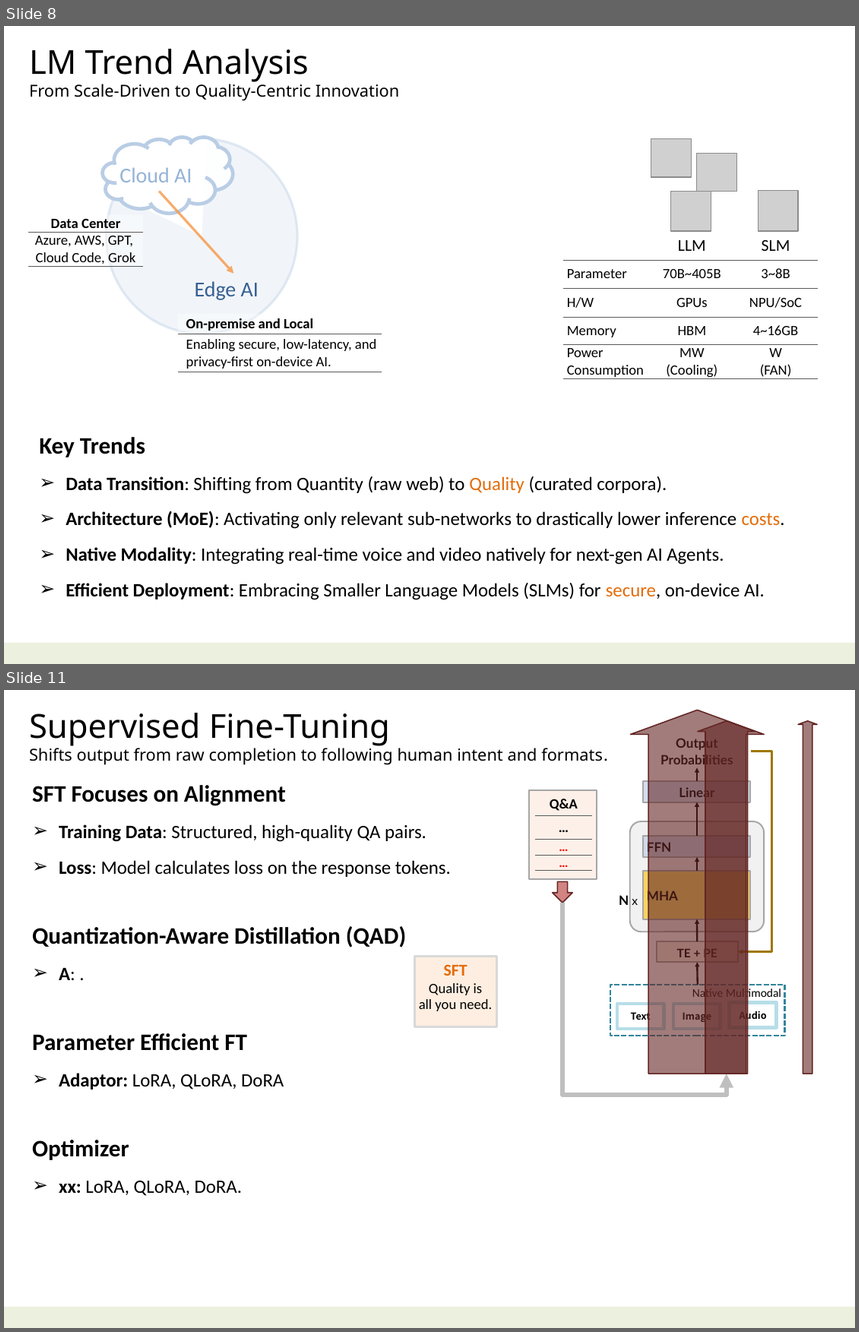
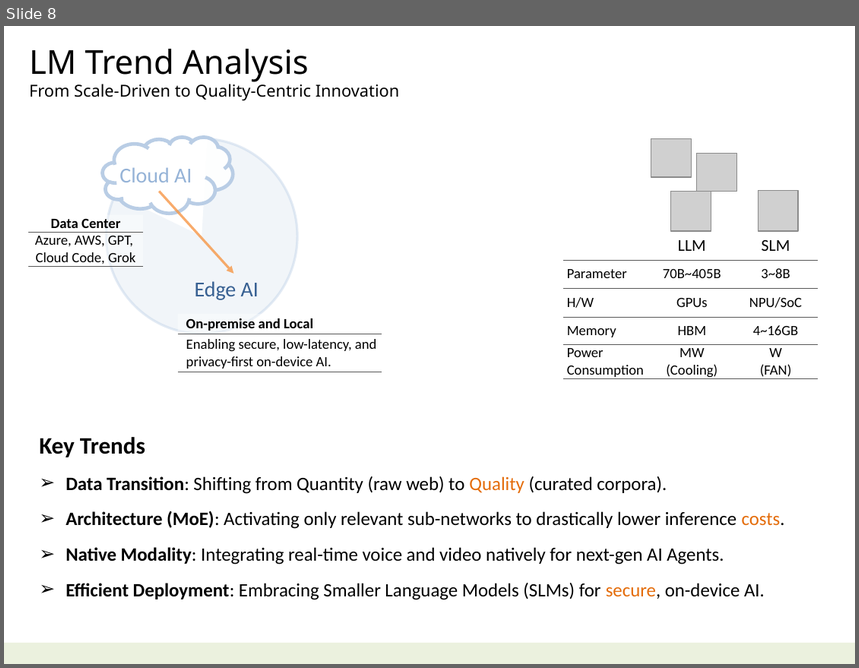
Before and after one commit to navibator/crazy-ai, a slide deck: ai-gemma.pptx. Shown one above the other, each under a label of ours: slides 8 and 11 before the commit, slide 8 after it; the slides between them are not shown. The pictures are 859x1332 and 859x668 pixels, drawn with LibreOffice and Linux fonts; fonts in the diff are those of the drawing; grey boxes stand for pictures. Boxes give left, top, right and bottom in pixels: in the first picture for what was removed or moved away, otherwise in the second. Text is boxed around its words. In the diff, an @@ line names an element or a change of style, - is before the commit and + after.

```diff
--- a/ai-gemma.pptx
+++ b/ai-gemma.pptx
@@ slide 11 removed at (4,690,855,1328), background #FFFFFF; not listed: 1 template element that a slide beside it also shows @@
@@ down arrow removed at (630,710,764,1073) @@
@@ text removed at (29,713,608,765) @@
-Supervised Fine-Tuning
-Shifts output from raw completion to following human intent and formats.
@@ down arrow removed at (698,720,756,1074) @@
@@ down arrow removed at (798,720,817,1074) @@
@@ text removed at (661,737,733,768) @@
-Output
-Probabilities
@@ elbow arrow removed from (750, 752) to (737, 952) @@
@@ arrow removed from (697, 781) to (697, 768) @@
@@ text removed at (32,785,451,1196) @@
-SFT Focuses on Alignment
-➢ Training Data: Structured, high-quality QA pairs.
-➢ Loss: Model calculates loss on the response tokens.
-Quantization-Aware Distillation (QAD)
-➢ A: .
-Parameter Efficient FT
-➢ Adaptor: LoRA, QLoRA, DoRA
-Optimizer
-➢ xx: LoRA, QLoRA, DoRA.
@@ rectangle removed at (529,790,598,880) @@
@@ table removed at (535,792,592,870), 4 rows, 1 columns @@
-Q&A
-…
-…
-…
@@ rectangle removed at (643,781,750,802) @@
-Linear
@@ arrow removed from (697, 837) to (697, 802) @@
@@ rounded rectangle removed at (630,822,764,932) @@
@@ rectangle removed at (643,837,750,858) @@
-FFN
@@ rectangle removed at (643,870,750,919) @@
-MHA
@@ arrow removed from (697, 870) to (697, 857) @@
@@ down arrow removed at (552,882,572,903) @@
@@ elbow arrow removed from (563, 903) to (727, 1074) @@
@@ text removed at (619,895,638,905) @@
-N x
@@ arrow removed from (697, 942) to (697, 919) @@
@@ rectangle removed at (414,957,496,1027) @@
-SFT
-Quality is
-all you need.
@@ rectangle removed at (657,942,737,962) @@
-TE + PE
@@ arrow removed from (698, 985) to (697, 962) @@
@@ group removed at (611,985,785,1036): 4 rectangles @@
-Native Multimodal
-Text
-Image
-Audio
```
Also in this commit, not shown: 5 slides changed, 3 slides added, 3 other slides removed, 1 other file.
